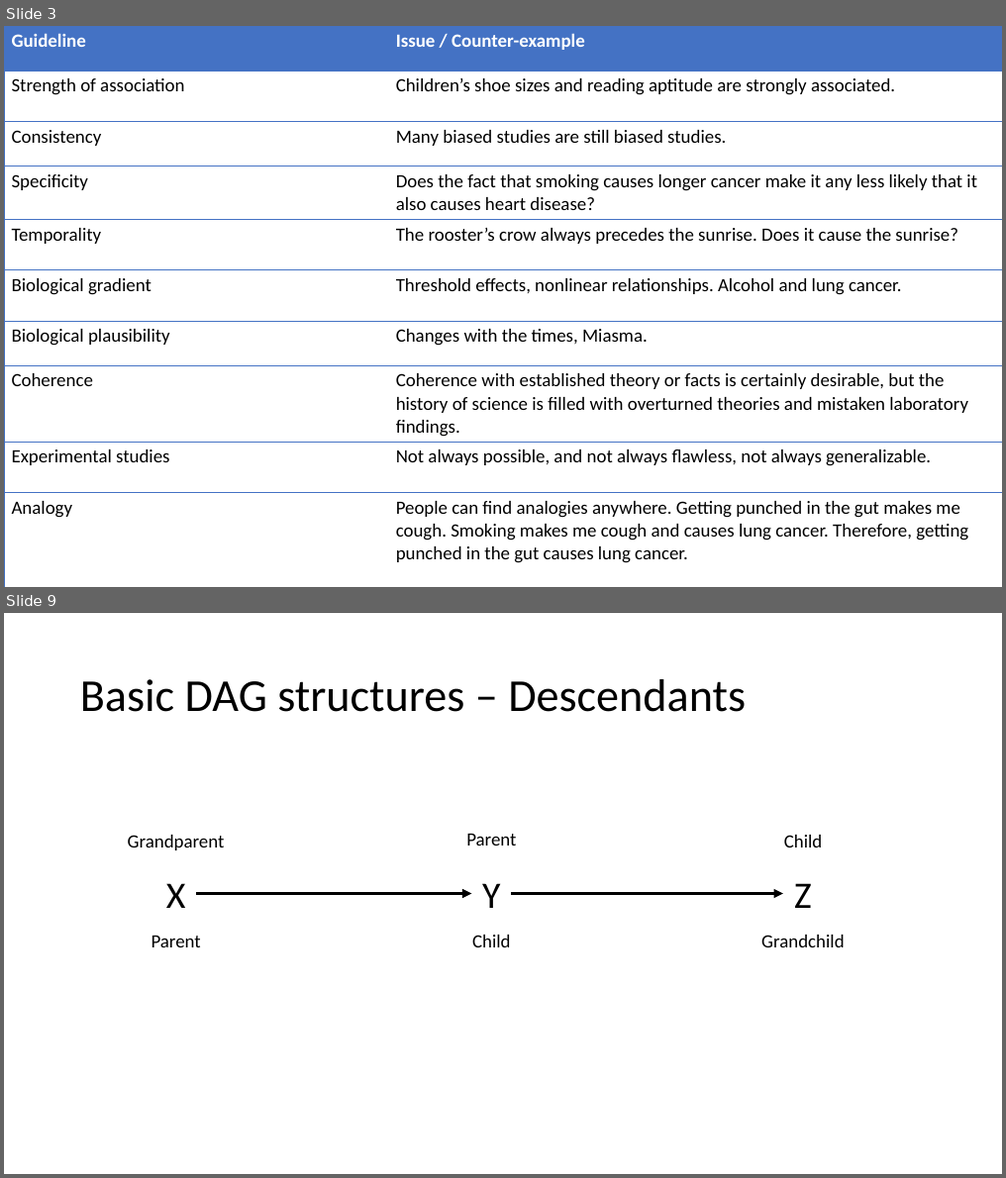
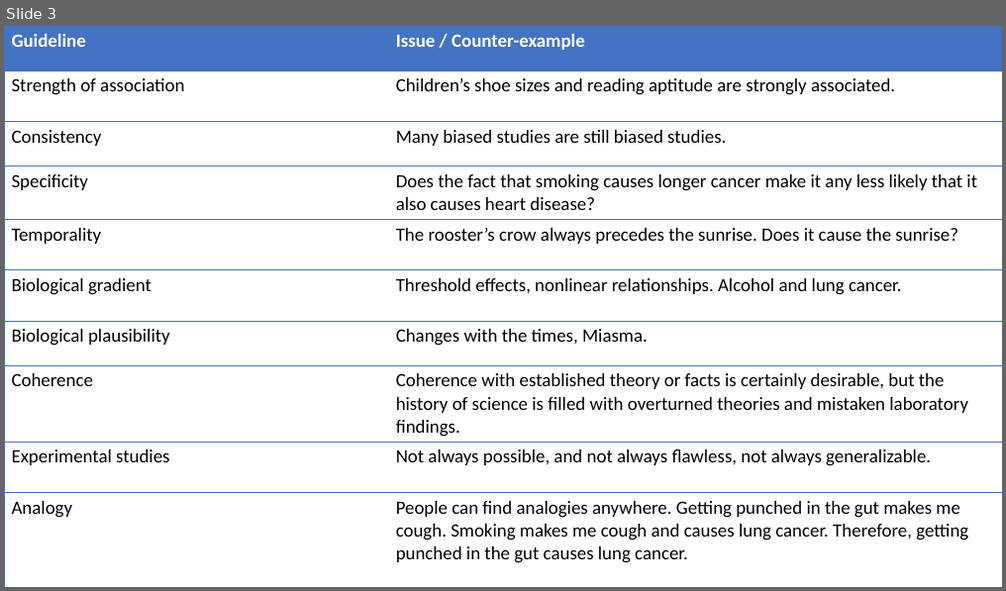
Before and after one commit to brad-cannell/r4epi, a slide deck: img/13_causal_inference/01_intro_causal_inference/introduction_to_causal_inference.pptx. Shown one above the other, each under a label of ours: slides 3 and 9 before the commit, slide 3 after it; the slides between them are not shown. The pictures are 1006x1178 and 1006x591 pixels, drawn with LibreOffice and Linux fonts; fonts in the diff are those of the drawing. Boxes give left, top, right and bottom in pixels: in the first picture for what was removed or moved away, otherwise in the second. Text is boxed around its words. In the diff, an @@ line names an element or a change of style, - is before the commit and + after.

```diff
--- a/img/13_causal_inference/01_intro_causal_inference/introduction_to_causal_inference.pptx
+++ b/img/13_causal_inference/01_intro_causal_inference/introduction_to_causal_inference.pptx
@@ slide 9 removed at [4,613,1002,1174], background #FFFFFF @@
@@ title removed at [80,679,746,712] @@
-Basic DAG structures – Descendants
@@ text removed at [128,835,225,851] @@
-Grandparent
@@ text removed at [466,834,516,846] @@
-Parent
@@ text removed at [784,835,823,848] @@
-Child
@@ text removed at [166,883,186,908] @@
-X
@@ arrow removed from (196, 894) to (472, 894) @@
@@ text removed at [482,883,500,908] @@
-Y
@@ arrow removed from (512, 894) to (783, 894) @@
@@ text removed at [794,883,812,908] @@
-Z
@@ text removed at [152,936,201,948] @@
-Parent
@@ text removed at [472,935,511,948] @@
-Child
@@ text removed at [761,935,844,948] @@
-Grandchild
```
Also in this commit, not shown: 14 other slides removed, 30 other files.
